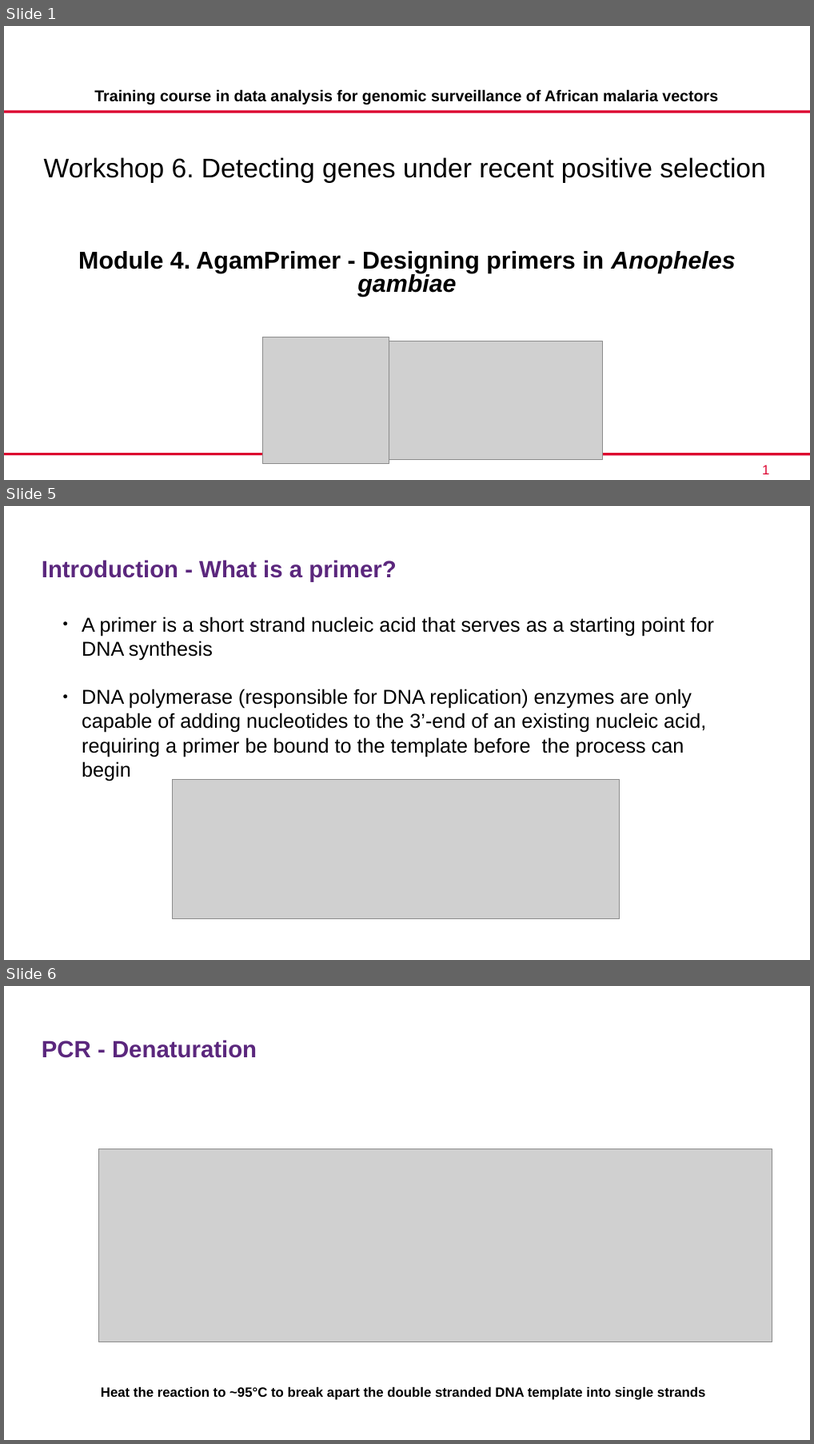
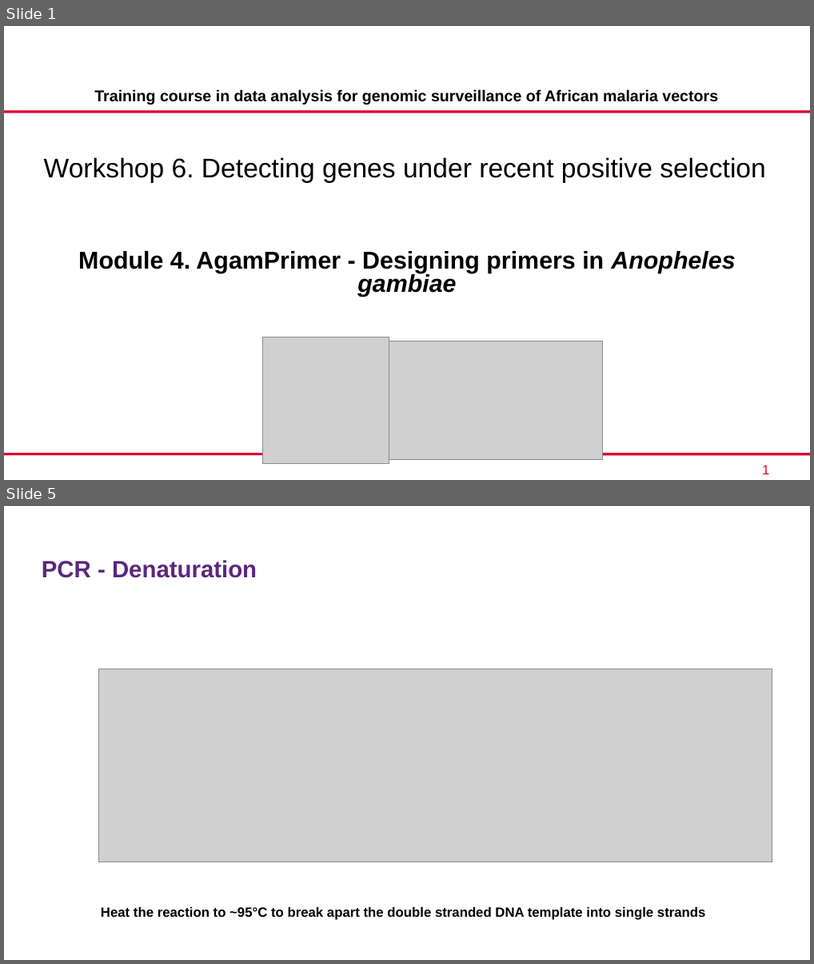
Before and after one commit to sanjaynagi/AnoPrimer, a slide deck: agamPrimer.odp. Shown one above the other, each under a label of ours: slides 1, 5 and 6 before the commit, slides 1 and 5 after it; the slides between them are not shown. The pictures are 814x1444 and 814x964 pixels, drawn with LibreOffice and Linux fonts; fonts in the diff are those of the drawing; grey boxes stand for pictures; background and template pictures are left out. Boxes give left, top, right and bottom in pixels: in the first picture for what was removed or moved away, otherwise in the second. Text is boxed around its words. In the diff, an @@ line names an element or a change of style, - is before the commit and + after.

```diff
--- a/agamPrimer.odp
+++ b/agamPrimer.odp
@@ slide 5 removed at (4,506,810,960), background #FFFFFF @@
@@ title removed at (42,560,396,582) @@
-Introduction - What is a primer?
@@ text removed at (82,616,714,781) @@
-● A primer is a short strand nucleic acid that serves as a starting point for DNA synthesis
-● DNA polymerase (responsible for DNA replication) enzymes are only capable of adding nucleotides to the 3’-end of an existing nucleic acid, requiring a primer be bound to the template before the process can begin
@@ picture removed at (173,780,620,919) @@
@@ what was slide 6 is now slide 5 @@
```
Also in this commit, not shown: 9 slides changed, 2 other files.
